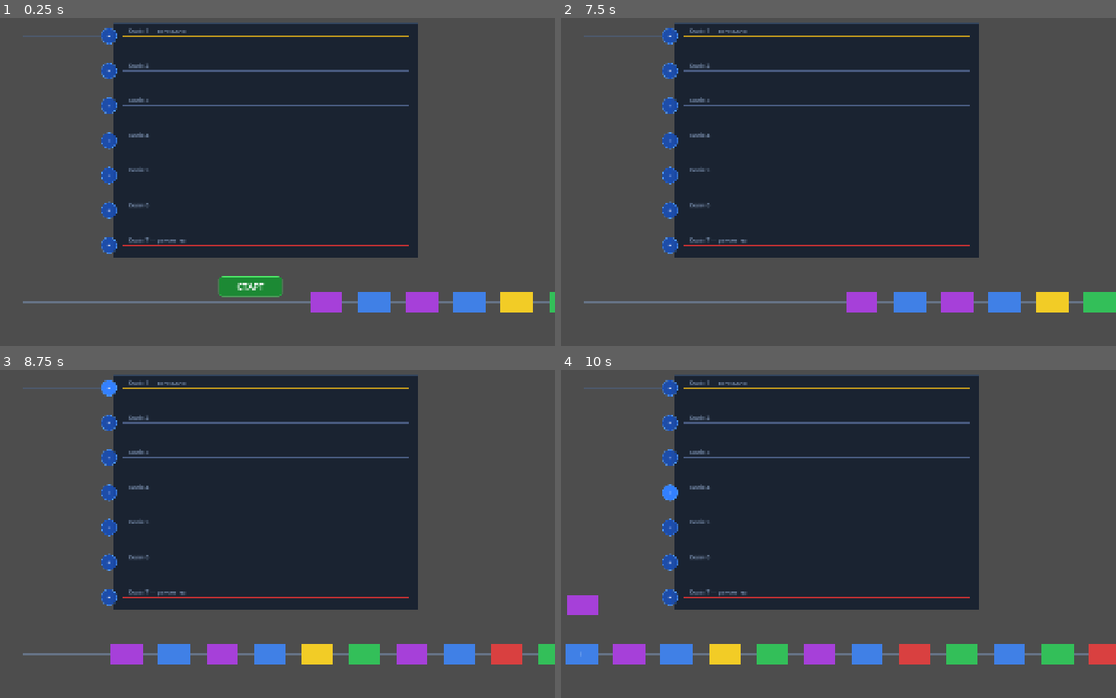
Above: before the commit, frames 1-4 (two rows, left to right).
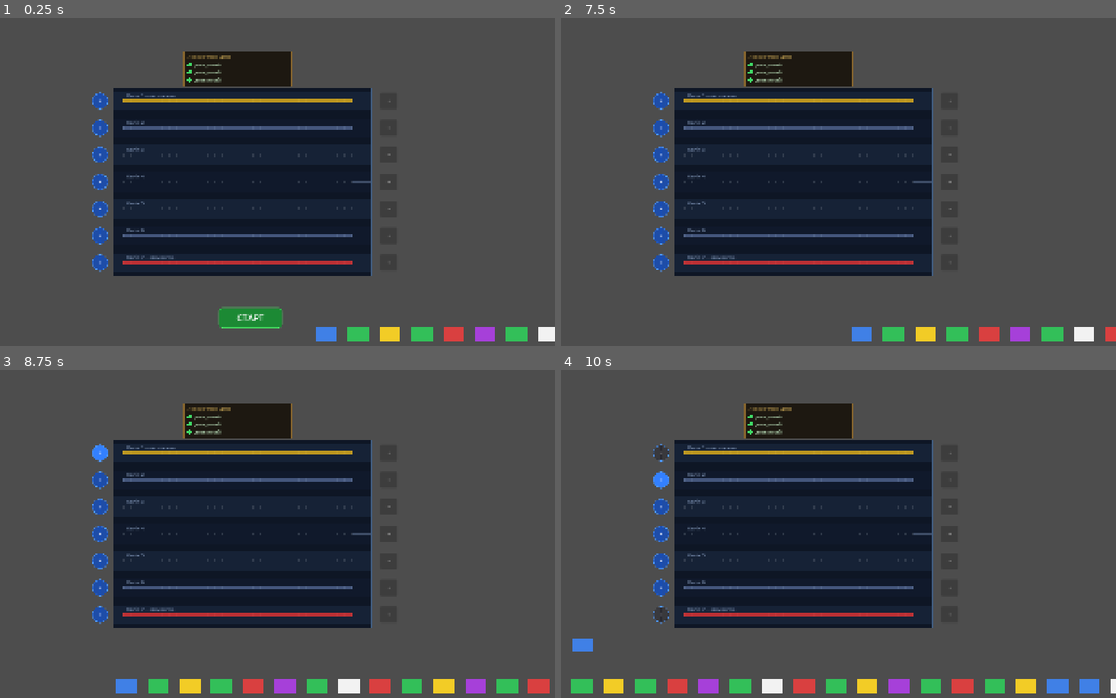
Above: after the commit, the same moments.

Repository: Fenimors99/shunting-game
Game: Godot game, scene res://scenes/GameScreen.tscn
Same seed, same stepped clock (60 frames per second), same inputs: the game is played once before the commit and once after it.
Inputs:
- Up to frame 1 (0.25 s): no input
- Up to frame 2 (7.5 s): click "+" at 0.5 s; click "+" at 1.25 s; click "+" at 2 s; click "+" at 2.75 s; click "+" at 3.5 s; click "+" at 4.25 s; click "+" at 5 s; click "+" at 5.75 s; click "+" at 6.5 s; click "СТАРТ" at 7.25 s
- Up to frame 3 (8.75 s): click "+" at 8 s
- Up to frame 4 (10 s): click "+" at 8.75 s; click "+" at 9.5 s

The runs differ from the first frame. In frame 1, 27% of the frame differs, in the area x 4-100%, y 1-99%; in frame 2, 26%; in frame 3, 28%; in frame 4, 29%, in the area x 0-100%, y 1-99%.

Commit message:
feat: exit routing, wagon types, loco depot, layout polish
- Wagon: WagonType (BROKEN/CARGO/NORMAL), colors from type, removed Label/Area2D
- Queue: random wagon type spawn, get_front_wagon, receive_wagon
- Station: exit buttons, choice UI (Здати/В чергу), entry/exit filter by type,
  in-transit exit lock, loco availability gate, visual track overhaul (sleepers, double rails)
- LocoDepot: new node, 3 locos, 20s return timer, availability_changed signal
- GameScreen: type validation, exit animations, return-to-queue, loco check
- Layout: TRACK_TOP=305, TRACK_SPACING=85, STATION_RIGHT=1280, QUEUE_Y=1039,
  WAGON_GAP=100, SPEED=440, keep_height stretch, maximized window

Diff:
--- a/project.godot
+++ b/project.godot
@@ -24,8 +24,9 @@
 
 window/size/viewport_width=1920
 window/size/viewport_height=1080
+window/size/mode=2
 window/stretch/mode="canvas_items"
-window/stretch/aspect="expand"
+window/stretch/aspect="keep_height"
 
 [rendering]
 
--- a/scenes/GameScreen.tscn
+++ b/scenes/GameScreen.tscn
@@ -3,6 +3,7 @@
 [ext_resource type="Script" uid="uid://cuu05uueu0bp0" path="res://scripts/GameScreen.gd" id="1_gj13t"]
 [ext_resource type="Script" uid="uid://dabqi3bba2q0f" path="res://scripts/Queue.gd" id="1_o75v1"]
 [ext_resource type="Script" uid="uid://dbdlg3ncd13ym" path="res://scripts/Station.gd" id="3_osnef"]
+[ext_resource type="Script" path="res://scripts/LocoDepot.gd" id="4_depot"]
 
 [node name="GameScreen" type="Node2D" unique_id=184605156]
 script = ExtResource("1_gj13t")
@@ -13,3 +14,7 @@
 [node name="Queue" type="Node2D" parent="." unique_id=975231881]
 position = Vector2(0, 0)
 script = ExtResource("1_o75v1")
+
+[node name="LocoDepot" type="Node2D" parent="."]
+position = Vector2(750, 148)
+script = ExtResource("4_depot")
--- a/scenes/Wagon.tscn
+++ b/scenes/Wagon.tscn
@@ -6,27 +6,19 @@
 script = ExtResource("1_wagon")
 
 [node name="Shadow" type="ColorRect" parent="."]
-offset_left = -60.0
-offset_top = -41.0
-offset_right = 60.0
-offset_bottom = 41.0
+offset_left = -40.0
+offset_top = -27.0
+offset_right = 40.0
+offset_bottom = 27.0
 color = Color(0.9, 0.15, 0.15, 0.85)
 visible = false
 
 [node name="Body" type="ColorRect" parent="."]
-offset_left = -50.0
-offset_top = -31.0
-offset_right = 50.0
-offset_bottom = 31.0
+offset_left = -33.0
+offset_top = -21.0
+offset_right = 33.0
+offset_bottom = 21.0
 color = Color(0.85, 0.25, 0.25, 1)
-
-[node name="Label" type="Label" parent="."]
-offset_left = -50.0
-offset_top = -16.0
-offset_right = 50.0
-offset_bottom = 16.0
-horizontal_alignment = 1
-vertical_alignment = 1
 
 [node name="BlinkTimer" type="Timer" parent="."]
 wait_time = 0.4
--- a/scripts/GameScreen.gd
+++ b/scripts/GameScreen.gd
@@ -1,7 +1,8 @@
 extends Node2D
 
-@onready var queue:   WagonQueue = $Queue
-@onready var station: Node2D    = $Station
+@onready var queue:      WagonQueue = $Queue
+@onready var station:    Node2D    = $Station
+@onready var loco_depot: LocoDepot = $LocoDepot
 
 func _ready() -> void:
 	queue.position.y = Layout.QUEUE_Y
@@ -9,6 +10,9 @@
 	queue.queue_blocked.connect(_on_queue_blocked)
 	queue.queue_unblocked.connect(_on_queue_unblocked)
 	station.track_entry_tapped.connect(_on_track_entry_tapped)
+	station.track_exit_tapped.connect(_on_track_exit_tapped)
+	station.track_exit_choice.connect(_on_track_exit_choice)
+	loco_depot.availability_changed.connect(station.set_loco_available)
 	_create_start_button()
 
 func _create_start_button() -> void:
@@ -46,17 +50,29 @@
 
 # --- Сигнали черги ---
 
-func _on_queue_blocked(_wagon: Wagon) -> void:
-	print("Черга заблокована — призначте вагон")
+func _on_queue_blocked(wagon: Wagon) -> void:
+	station.set_entry_filter(wagon.wagon_type)
 
 func _on_queue_unblocked() -> void:
-	print("Черга розблокована")
+	station.clear_entry_filter()
 
 # --- Тап на кружечок входу колії ---
 
 func _on_track_entry_tapped(track_index: int) -> void:
-	if queue.is_blocked() and not station.is_track_full(track_index):
-		queue.resolve_block(track_index)
+	if not queue.is_blocked():
+		return
+	if station.is_track_full(track_index):
+		return
+	var wagon := queue.get_front_wagon()
+	if wagon and not _wagon_fits_track(wagon, track_index):
+		return
+	queue.resolve_block(track_index)
+
+func _wagon_fits_track(wagon: Wagon, track_index: int) -> bool:
+	match wagon.wagon_type:
+		Wagon.WagonType.BROKEN: return track_index == 7
+		Wagon.WagonType.CARGO:  return track_index == 1
+		_: return track_index != 1 and track_index != 7
 
 # --- Анімація вагона: черга → поворот вгору → поворот вправо → колія ---
 
@@ -77,3 +93,44 @@
 
 func _wagon_arrived(wagon: Wagon, track_index: int, slot: int) -> void:
 	station.place_wagon(wagon, track_index, slot)
+
+# --- Виїзд з колії ---
+
+func _on_track_exit_tapped(track_index: int) -> void:
+	if not loco_depot.use_locomotive():
+		return
+	var wagons: Array = station.pop_all_wagons(track_index)
+	match track_index:
+		1: _animate_exit(wagons, Layout.EXIT_LOADING_POS)
+		7: _animate_exit(wagons, Layout.EXIT_REPAIR_POS)
+
+func _on_track_exit_choice(track_index: int, submit: bool) -> void:
+	if not loco_depot.use_locomotive():
+		return
+	var wagons: Array = station.pop_all_wagons(track_index)
+	if submit:
+		_animate_exit(wagons, Layout.EXIT_SUBMIT_POS)
+	else:
+		_return_to_queue(wagons)
+
+# wagons виїжджають правіше, потім зникають за екраном
+func _animate_exit(wagons: Array, dest: Vector2) -> void:
+	for i in wagons.size():
+		var wagon: Wagon = wagons[i]
+		var delay := i * 0.12
+		var dist := wagon.position.distance_to(dest)
+		var tween := create_tween()
+		tween.tween_interval(delay)
+		tween.tween_property(wagon, "position", dest, dist / Layout.SPEED)
+		tween.tween_callback(wagon.queue_free)
+
+# wagons повертаються в хвіст черги
+func _return_to_queue(wagons: Array) -> void:
+	var base_x := queue.get_tail_global_x() + Layout.WAGON_GAP
+	for i in wagons.size():
+		var wagon: Wagon = wagons[i]
+		var dest := Vector2(base_x + i * Layout.WAGON_GAP, Layout.QUEUE_Y)
+		var dist := wagon.position.distance_to(dest)
+		var tween := create_tween()
+		tween.tween_property(wagon, "position", dest, dist / Layout.SPEED)
+		tween.tween_callback(func(): queue.receive_wagon(wagon))
--- a/scripts/Layout.gd
+++ b/scripts/Layout.gd
@@ -7,13 +7,13 @@
 # Точка розвороту черги (X де вагон має бути призначений або заблокує)
 const JUNCTION_X    := 240.0
 # Y-позиція вузла Queue в GameScreen
-const QUEUE_Y       := 940.0
+const QUEUE_Y       := 1039.0
 
 # Станція
 const STATION_LEFT  := 560.0
-const STATION_RIGHT := 1460.0
-const TRACK_TOP     := 100.0
-const TRACK_SPACING := 110.0
+const STATION_RIGHT := 1280.0
+const TRACK_TOP     := 305.0
+const TRACK_SPACING := 85.0
 const TRACK_COUNT   := 7
 
 # Єдина швидкість руху (черга + анімація), px/сек
@@ -25,7 +25,7 @@
 # Місткість колій (статична)
 const TRACK_CAPACITIES := { 1: 5, 2: 5, 3: 6, 4: 7, 5: 6, 6: 5, 7: 5 }
 # Відстань між центрами вагонів (черга і колія)
-const WAGON_GAP := 150.0
+const WAGON_GAP := 100.0
 
 static func get_track_y(track_index: int) -> float:
 	return TRACK_TOP + (track_index - 1) * TRACK_SPACING
@@ -35,4 +35,13 @@
 
 static func get_slot_x(slot_index: int) -> float:
 	# slot_index=0 — перший вагон у дальньому кінці, наступні ближче до входу
-	return STATION_RIGHT - 50.0 - slot_index * WAGON_GAP
+	return STATION_RIGHT - 33.0 - slot_index * WAGON_GAP
+
+# --- Призначення виїздів ---
+# Глобальні позиції куди вагони їдуть після виїзду з колії (за межами екрану)
+const EXIT_LOADING_POS  := Vector2(2200.0,  540.0)   # Під'їзна колія  — справа по центру
+const EXIT_REPAIR_POS   := Vector2(2200.0, 1250.0)   # Вагонне депо    — справа знизу
+const EXIT_SUBMIT_POS   := Vector2(2200.0, -200.0)   # Здати завдання  — вгору праворуч
+
+# Локомотивне депо (на екрані)
+const LOCO_DEPOT_RECT   := Rect2(1310.0, 870.0, 180.0, 75.0)
--- /dev/null
+++ b/scripts/LocoDepot.gd
@@ -0,0 +1,70 @@
+extends Node2D
+class_name LocoDepot
+
+const MAX_LOCOS   := 3
+const RETURN_TIME := 20.0
+
+signal availability_changed(has_loco: bool)
+const W           := 340.0
+const H           := 112.0
+
+var _timers: Array[float] = []
+
+func _ready() -> void:
+	_timers.resize(MAX_LOCOS)
+	_timers.fill(0.0)
+
+func _process(delta: float) -> void:
+	var any_busy := false
+	for i in MAX_LOCOS:
+		if _timers[i] > 0.0:
+			var was_zero := _timers[i] <= delta
+			_timers[i] = maxf(0.0, _timers[i] - delta)
+			if was_zero:
+				availability_changed.emit(has_locomotive())
+			any_busy = true
+	if any_busy:
+		queue_redraw()
+
+func has_locomotive() -> bool:
+	for t in _timers:
+		if t == 0.0:
+			return true
+	return false
+
+func use_locomotive() -> bool:
+	for i in MAX_LOCOS:
+		if _timers[i] == 0.0:
+			_timers[i] = RETURN_TIME
+			queue_redraw()
+			availability_changed.emit(has_locomotive())
+			return true
+	return false
+
+func available_count() -> int:
+	var n := 0
+	for t in _timers:
+		if t == 0.0: n += 1
+	return n
+
+func _draw() -> void:
+	var font := ThemeDB.fallback_font
+
+	# Фон
+	draw_rect(Rect2(0, 0, W, H), Color(0.10, 0.08, 0.05, 0.93))
+	draw_rect(Rect2(0, 0, W, H), Color(0.60, 0.45, 0.20, 0.85), false, 2.0)
+	draw_rect(Rect2(2, 2, W - 4, H - 4), Color(0.70, 0.55, 0.25, 0.12), false, 1.0)
+
+	# Заголовок
+	draw_string(font, Vector2(12, 22),
+		"Локомотивне депо",
+		HORIZONTAL_ALIGNMENT_LEFT, -1, 14, Color(0.85, 0.70, 0.35, 0.9))
+
+	for i in MAX_LOCOS:
+		var y := 42 + i * 24
+		var free := _timers[i] == 0.0
+		draw_circle(Vector2(18, y), 7, Color(0.25, 0.85, 0.40) if free else Color(0.90, 0.50, 0.15))
+		var label := "доступний" if free else "%dс" % ceili(_timers[i])
+		var col := Color(0.75, 0.90, 0.75) if free else Color(0.95, 0.75, 0.40)
+		draw_string(font, Vector2(34, y + 6), label,
+			HORIZONTAL_ALIGNMENT_LEFT, -1, 15, col)
--- a/scripts/Queue.gd
+++ b/scripts/Queue.gd
@@ -12,7 +12,6 @@
 var _blocked: bool = false
 var _running: bool = false
 
-const _COLORS := ["red", "blue", "green", "yellow", "purple"]
 
 func _ready() -> void:
 	for i in WAGON_COUNT:
@@ -55,12 +54,22 @@
 
 func _spawn_wagon() -> void:
 	var w: Wagon = WAGON_SCENE.instantiate()
-	w.wagon_color = _COLORS[randi() % _COLORS.size()]
+	var roll := randi() % 5
+	if roll == 0:
+		w.wagon_type = Wagon.WagonType.BROKEN
+	elif roll == 1:
+		w.wagon_type = Wagon.WagonType.CARGO
+	else:
+		w.wagon_type = Wagon.WagonType.NORMAL
+		w._normal_color = Wagon.NORMAL_COLORS[randi() % Wagon.NORMAL_COLORS.size()]
 	var spawn_x: float = Layout.QUEUE_START_X if _wagons.is_empty() \
 		else _wagons.back().position.x + Layout.WAGON_GAP
 	w.position = Vector2(spawn_x, 0.0)
 	add_child(w)
 	_wagons.append(w)
+
+func get_front_wagon() -> Wagon:
+	return _wagons[0] if not _wagons.is_empty() else null
 
 # --- Призначення ---
 
@@ -75,3 +84,17 @@
 
 func is_blocked() -> bool:
 	return _blocked
+
+# --- Повернення вагона з станції в хвіст черги ---
+
+func get_tail_global_x() -> float:
+	if _wagons.is_empty():
+		return Layout.QUEUE_START_X
+	# Queue.position.x = 0, тому local x = global x
+	return _wagons.back().position.x
+
+func receive_wagon(wagon: Wagon) -> void:
+	# Вагон вже анімований до потрібної глобальної позиції
+	wagon.reparent(self, true)   # зберігає глобальну позицію → конвертує в локальну
+	wagon.stop_blocking()
+	_wagons.append(wagon)
--- a/scripts/Station.gd
+++ b/scripts/Station.gd
@@ -8,10 +8,17 @@
 const COLOR_BORDER        := Color(0.3, 0.4, 0.55, 0.5)
 
 signal track_entry_tapped(track_index: int)
-
-var _track_wagons: Array = []    # Array[Array[Wagon]]
-var _track_reserved: Array = []  # int на колію: зарезервовані + вже припарковані
-var _entry_buttons: Array = []   # Array[Button]
+signal track_exit_tapped(track_index: int)
+signal track_exit_choice(track_index: int, submit: bool)
+
+var _track_wagons: Array = []      # Array[Array[Wagon]]
+var _track_reserved: Array = []    # int на колію: зарезервовані + припарковані
+var _entry_buttons: Array = []     # Array[Button]
+var _exit_buttons: Array = []      # Array[Button]
+var _choice_containers: Array = [] # Array[Node2D], для колій 2-6
+var _filter_active: bool = false
+var _filter_type: Wagon.WagonType = Wagon.WagonType.NORMAL
+var _loco_available: bool = true
 
 func _ready() -> void:
 	_track_wagons.resize(Layout.TRACK_COUNT)
@@ -20,24 +27,38 @@
 		_track_wagons[i] = []
 		_track_reserved[i] = 0
 	_create_entry_buttons()
+	_create_exit_buttons()
+	_create_choice_containers()
 
 # --- Публічний API ---
 
-# Викликається одразу при тапі — резервує слот і повертає його індекс
 func reserve_slot(track_index: int) -> int:
 	var idx := track_index - 1
 	var slot: int = _track_reserved[idx]
 	_track_reserved[idx] += 1
-	_refresh_button(track_index)
+	_refresh_entry_button(track_index)
+	_refresh_exit_button(track_index)
 	return slot
 
-# Викликається коли вагон фізично доїхав — просто ставить на місце
 func place_wagon(wagon: Wagon, track_index: int, slot: int) -> void:
 	_track_wagons[track_index - 1].append(wagon)
 	wagon.position = Vector2(Layout.get_slot_x(slot), get_track_y(track_index))
+	_refresh_exit_button(track_index)
+
+func pop_all_wagons(track_index: int) -> Array:
+	var idx := track_index - 1
+	var wagons: Array = _track_wagons[idx].duplicate()
+	_track_wagons[idx].clear()
+	_track_reserved[idx] = 0
+	_refresh_entry_button(track_index)
+	_refresh_exit_button(track_index)
+	return wagons
 
 func is_track_full(track_index: int) -> bool:
 	return _track_reserved[track_index - 1] >= Layout.get_track_capacity(track_index)
+
+func get_wagon_count(track_index: int) -> int:
+	return _track_wagons[track_index - 1].size()
 
 func get_track_y(track_index: int) -> float:
 	return Layout.get_track_y(track_index)
@@ -48,44 +69,74 @@
 	_draw_station_bg()
 	_draw_tracks()
 	_draw_junction_line()
+	_draw_exit_rails()
 
 func _draw_station_bg() -> void:
-	var rect := Rect2(
-		Vector2(Layout.STATION_LEFT - 30, Layout.TRACK_TOP - 40),
-		Vector2(Layout.STATION_RIGHT - Layout.STATION_LEFT + 60, (Layout.TRACK_COUNT - 1) * Layout.TRACK_SPACING + 80)
-	)
-	draw_rect(rect, COLOR_BG)
-	draw_rect(rect, COLOR_BORDER, false, 1.5)
+	var left   := Layout.STATION_LEFT - 30
+	var top    := Layout.TRACK_TOP - 40
+	var right  := Layout.STATION_RIGHT + 62   # охоплює кнопки виходу
+	var bottom := Layout.get_track_y(Layout.TRACK_COUNT) + 40
+	var w := right - left
+	var h := bottom - top
+
+	# Основний фон
+	draw_rect(Rect2(left, top, w, h), Color(0.05, 0.08, 0.14, 0.97))
+
+	# Підсвітка смуг між коліями
+	for i in Layout.TRACK_COUNT:
+		var y := Layout.get_track_y(i + 1)
+		var lane_h := Layout.TRACK_SPACING * 0.72
+		var c := Color(0.12, 0.18, 0.28, 0.5) if i % 2 == 0 else Color(0.07, 0.11, 0.19, 0.5)
+		draw_rect(Rect2(left, y - lane_h * 0.5, w, lane_h), c)
+
+	# Зовнішня рамка
+	draw_rect(Rect2(left, top, w, h), Color(0.25, 0.38, 0.55, 0.8), false, 2.0)
+	# Внутрішній світлий контур
+	draw_rect(Rect2(left + 3, top + 3, w - 6, h - 6), Color(0.45, 0.6, 0.8, 0.12), false, 1.0)
 
 func _draw_tracks() -> void:
 	var labels := ["Колія 1 — вантажна", "Колія 2", "Колія 3",
 				   "Колія 4", "Колія 5", "Колія 6", "Колія 7 — ремонтна"]
+	var font := ThemeDB.fallback_font
+
 	for i in Layout.TRACK_COUNT:
 		var y := Layout.get_track_y(i + 1)
 		var color := COLOR_TRACK_NORMAL
-		if i == 0:
-			color = COLOR_TRACK_CARGO
-		elif i == 6:
-			color = COLOR_TRACK_REPAIR
-		draw_line(Vector2(Layout.STATION_LEFT, y), Vector2(Layout.STATION_RIGHT, y), color, 3.0)
-
-		draw_string(
-			ThemeDB.fallback_font,
-			Vector2(Layout.STATION_LEFT + 14, y - 10),
+		if i == 0:   color = COLOR_TRACK_CARGO
+		elif i == 6: color = COLOR_TRACK_REPAIR
+
+		# Шпали
+		var sleeper_color := Color(0.28, 0.32, 0.38, 0.55)
+		var sx := Layout.STATION_LEFT
+		while sx <= Layout.STATION_RIGHT:
+			draw_line(Vector2(sx, y - 5), Vector2(sx, y + 5), sleeper_color, 2.5)
+			sx += 24.0
+
+		# Рейки (дві нитки)
+		draw_line(Vector2(Layout.STATION_LEFT, y - 3), Vector2(Layout.STATION_RIGHT, y - 3), color, 2.0)
+		draw_line(Vector2(Layout.STATION_LEFT, y + 3), Vector2(Layout.STATION_RIGHT, y + 3), color, 2.0)
+
+		# Підпис
+		draw_string(font,
+			Vector2(Layout.STATION_LEFT + 10, y - 12),
 			labels[i],
-			HORIZONTAL_ALIGNMENT_LEFT, -1, 18,
-			Color(0.6, 0.7, 0.85, 0.7)
+			HORIZONTAL_ALIGNMENT_LEFT, -1, 15,
+			Color(0.65, 0.75, 0.9, 0.75)
 		)
 
 func _draw_junction_line() -> void:
-	# Рейка черги — горизонтальна лінія де їдуть вагони
 	draw_line(Vector2(get_viewport_rect().size.x, Layout.QUEUE_Y), Vector2(Layout.JUNCTION_X, Layout.QUEUE_Y), Color(0.5, 0.6, 0.75, 0.5), 3.0)
-	# Вертикальна лінія — з'єднує чергу зі станцією
 	draw_line(Vector2(Layout.JUNCTION_X, Layout.QUEUE_Y), Vector2(Layout.JUNCTION_X, Layout.TRACK_TOP), COLOR_BORDER, 1.5)
-	# Горизонтальна лінія до входу в станцію
 	draw_line(Vector2(Layout.JUNCTION_X, Layout.TRACK_TOP), Vector2(Layout.STATION_LEFT - 30, Layout.TRACK_TOP), COLOR_BORDER, 1.5)
 
-# --- Кнопки входу (сині кружечки "+") ---
+func _draw_exit_rails() -> void:
+	var rail_color := Color(0.5, 0.6, 0.75, 0.4)
+	for i in range(1, Layout.TRACK_COUNT + 1):
+		var y := Layout.get_track_y(i)
+		draw_line(Vector2(Layout.STATION_RIGHT, y), Vector2(Layout.STATION_RIGHT + 60, y), rail_color, 1.5)
+
+
+# --- Кнопки входу ---
 
 func _create_entry_buttons() -> void:
 	for i in range(1, Layout.TRACK_COUNT + 1):
@@ -93,23 +144,135 @@
 		var btn := Button.new()
 		btn.text = "+"
 		btn.custom_minimum_size = Vector2(52, 52)
-		btn.position = Vector2(Layout.STATION_LEFT - 72, y - 26)
+		btn.position = Vector2(Layout.STATION_LEFT - 100, y - 26)
 		btn.add_theme_stylebox_override("normal",  _make_circle_style(Color(0.1, 0.3, 0.7, 0.9)))
 		btn.add_theme_stylebox_override("hover",   _make_circle_style(Color(0.2, 0.5, 1.0)))
 		btn.add_theme_stylebox_override("pressed", _make_circle_style(Color(0.05, 0.2, 0.6)))
 		btn.add_theme_color_override("font_color", Color.WHITE)
-
 		var idx := i
 		btn.pressed.connect(func(): track_entry_tapped.emit(idx))
 		add_child(btn)
 		_entry_buttons.append(btn)
 
-func _refresh_button(track_index: int) -> void:
+func set_entry_filter(wagon_type: Wagon.WagonType) -> void:
+	_filter_active = true
+	_filter_type = wagon_type
+	for i in range(1, Layout.TRACK_COUNT + 1):
+		_refresh_entry_button(i)
+
+func clear_entry_filter() -> void:
+	_filter_active = false
+	for i in range(1, Layout.TRACK_COUNT + 1):
+		_refresh_entry_button(i)
+
+func _refresh_entry_button(track_index: int) -> void:
 	var btn: Button = _entry_buttons[track_index - 1]
 	if is_track_full(track_index):
 		btn.text = ""
 		btn.disabled = true
 		btn.add_theme_stylebox_override("disabled", _make_circle_style(Color(0.3, 0.15, 0.15, 0.6)))
+	elif _filter_active and not _track_compatible(_filter_type, track_index):
+		btn.text = "+"
+		btn.disabled = true
+		btn.add_theme_stylebox_override("disabled", _make_circle_style(Color(0.15, 0.15, 0.18, 0.5)))
+	else:
+		btn.text = "+"
+		btn.disabled = false
+		btn.add_theme_stylebox_override("normal", _make_circle_style(Color(0.1, 0.3, 0.7, 0.9)))
+
+static func _track_compatible(wagon_type: Wagon.WagonType, track_index: int) -> bool:
+	match wagon_type:
+		Wagon.WagonType.BROKEN: return track_index == 7
+		Wagon.WagonType.CARGO:  return track_index == 1
+		_: return track_index != 1 and track_index != 7
+
+# --- Кнопки виходу ---
+
+func _create_exit_buttons() -> void:
+	for i in range(1, Layout.TRACK_COUNT + 1):
+		var y := Layout.get_track_y(i)
+		var btn := Button.new()
+		btn.text = "→"
+		btn.custom_minimum_size = Vector2(52, 52)
+		btn.position = Vector2(Layout.STATION_RIGHT + 90, y - 26)
+		btn.add_theme_stylebox_override("normal",  _make_circle_style(Color(0.1, 0.45, 0.15, 0.9)))
+		btn.add_theme_stylebox_override("hover",   _make_circle_style(Color(0.2, 0.7, 0.25)))
+		btn.add_theme_stylebox_override("pressed", _make_circle_style(Color(0.05, 0.3, 0.1)))
+		btn.add_theme_color_override("font_color", Color.WHITE)
+		btn.disabled = true
+		var idx := i
+		btn.pressed.connect(func(): _on_exit_pressed(idx))
+		add_child(btn)
+		_exit_buttons.append(btn)
+
+func set_loco_available(available: bool) -> void:
+	_loco_available = available
+	for i in range(1, Layout.TRACK_COUNT + 1):
+		_refresh_exit_button(i)
+
+func _refresh_exit_button(track_index: int) -> void:
+	var parked: int = get_wagon_count(track_index)
+	var in_transit: bool = _track_reserved[track_index - 1] > parked
+	_exit_buttons[track_index - 1].disabled = \
+		parked == 0 or in_transit or not _loco_available
+
+func _on_exit_pressed(track_index: int) -> void:
+	if track_index == 1 or track_index == 7:
+		track_exit_tapped.emit(track_index)
+	else:
+		_show_choice(track_index)
+
+# --- Вибір напрямку (колії 2-6) ---
+
+func _create_choice_containers() -> void:
+	for i in range(1, Layout.TRACK_COUNT + 1):
+		var container := Node2D.new()
+		container.visible = false
+		add_child(container)
+		_choice_containers.append(container)
+
+		if i == 1 or i == 7:
+			continue
+
+		var y := Layout.get_track_y(i)
+		var bx := Layout.STATION_RIGHT + 180.0  # правіше кнопки-стрілочки
+
+		var btn_s := _make_choice_btn("Здати ✓", Color(0.1, 0.45, 0.15))
+		btn_s.position = Vector2(bx, y - 58)   # вище колії
+		container.add_child(btn_s)
+
+		var btn_q := _make_choice_btn("В чергу ↩", Color(0.45, 0.28, 0.08))
+		btn_q.position = Vector2(bx, y + 14)   # нижче колії
+		container.add_child(btn_q)
+
+		var idx := i
+		btn_s.pressed.connect(func(): _on_choice(idx, true))
+		btn_q.pressed.connect(func(): _on_choice(idx, false))
+
+func _show_choice(track_index: int) -> void:
+	_choice_containers[track_index - 1].visible = true
+	_exit_buttons[track_index - 1].disabled = true
+
+func _on_choice(track_index: int, submit: bool) -> void:
+	_choice_containers[track_index - 1].visible = false
+	track_exit_choice.emit(track_index, submit)
+
+func _make_choice_btn(label: String, color: Color) -> Button:
+	var btn := Button.new()
+	btn.text = label
+	btn.custom_minimum_size = Vector2(146, 44)
+	var s := StyleBoxFlat.new()
+	s.bg_color = color
+	s.set_corner_radius_all(8)
+	s.set_border_width_all(2)
+	s.border_color = color.lightened(0.3)
+	btn.add_theme_stylebox_override("normal", s)
+	var sh := s.duplicate()
+	sh.bg_color = color.lightened(0.15)
+	btn.add_theme_stylebox_override("hover", sh)
+	btn.add_theme_color_override("font_color", Color.WHITE)
+	btn.add_theme_font_size_override("font_size", 20)
+	return btn
 
 func _make_circle_style(color: Color) -> StyleBoxFlat:
 	var s := StyleBoxFlat.new()
--- a/scripts/Wagon.gd
+++ b/scripts/Wagon.gd
@@ -1,29 +1,27 @@
 extends Node2D
 class_name Wagon
 
-enum State { IDLE, BLOCKED }
+enum State    { IDLE, BLOCKED }
+enum WagonType { NORMAL, BROKEN, CARGO }
 
-const WAGON_COLORS := {
-	"red":    Color(0.85, 0.25, 0.25),
-	"blue":   Color(0.25, 0.50, 0.90),
-	"green":  Color(0.20, 0.75, 0.35),
-	"yellow": Color(0.95, 0.80, 0.15),
-	"purple": Color(0.65, 0.25, 0.85),
-}
+const NORMAL_COLORS := [
+	Color(0.25, 0.50, 0.90),  # blue
+	Color(0.20, 0.75, 0.35),  # green
+	Color(0.95, 0.80, 0.15),  # yellow
+	Color(0.65, 0.25, 0.85),  # purple
+]
 
-@export var wagon_color: String = "red"
+@export var wagon_type: WagonType = WagonType.NORMAL
+var _normal_color: Color = NORMAL_COLORS[0]
 
 var state: State = State.IDLE
 
 @onready var _shadow: ColorRect = $Shadow
 @onready var _body: ColorRect = $Body
-@onready var _label: Label = $Label
 @onready var _blink_timer: Timer = $BlinkTimer
 
 func _ready() -> void:
 	_blink_timer.timeout.connect(_on_blink_timeout)
-	_label.add_theme_color_override("font_color", Color.WHITE)
-	_label.add_theme_font_size_override("font_size", 22)
 	_refresh()
 
 # --- Публічний API ---
@@ -46,11 +44,12 @@
 	_shadow.visible = !_shadow.visible
 
 func _refresh() -> void:
-	_body.color = WAGON_COLORS.get(wagon_color, Color.GRAY)
-	_body.modulate = Color.WHITE
+	match wagon_type:
+		WagonType.BROKEN: _body.color = Color(0.85, 0.25, 0.25)
+		WagonType.CARGO:  _body.color = Color(0.95, 0.95, 0.95)
+		_:                _body.color = _normal_color
 	match state:
 		State.IDLE:
 			_shadow.visible = false
-			_label.text = ""
 		State.BLOCKED:
-			_label.text = "!"
+			pass
Not shown, added: scripts/LocoDepot.gd.uid
